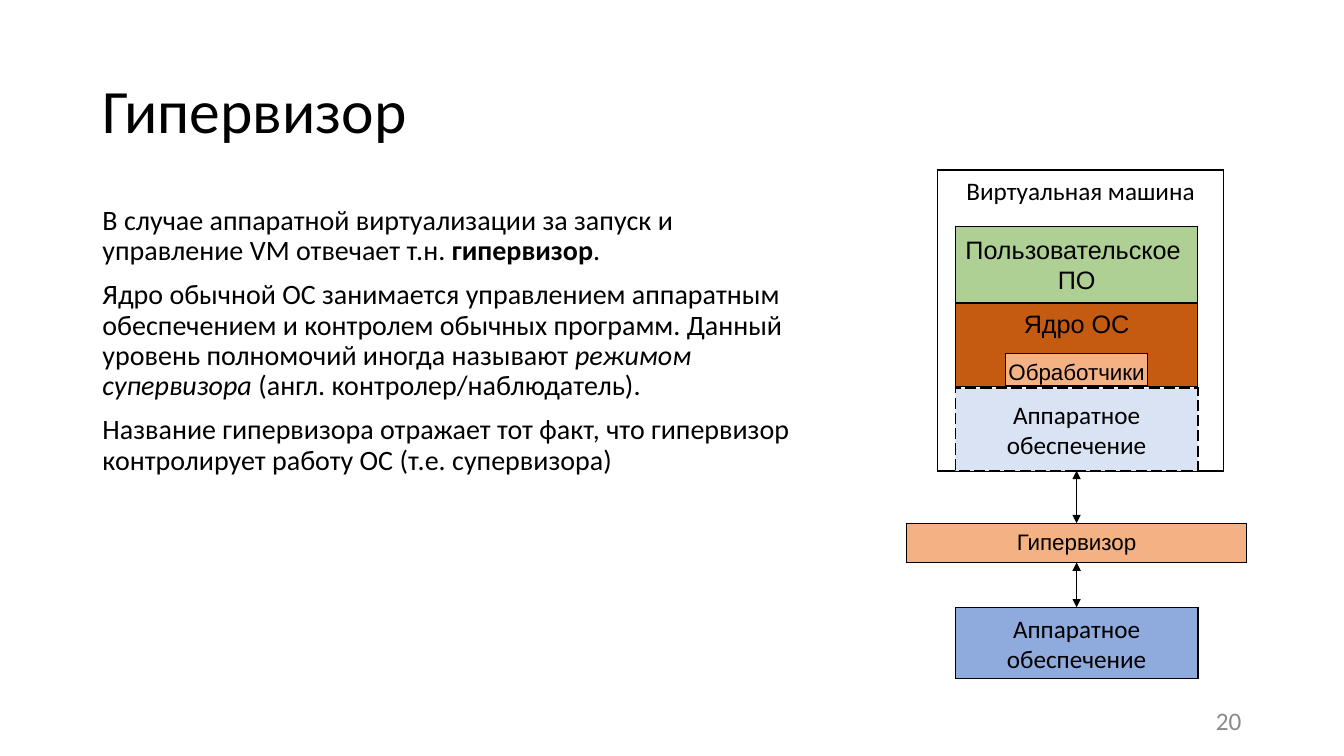
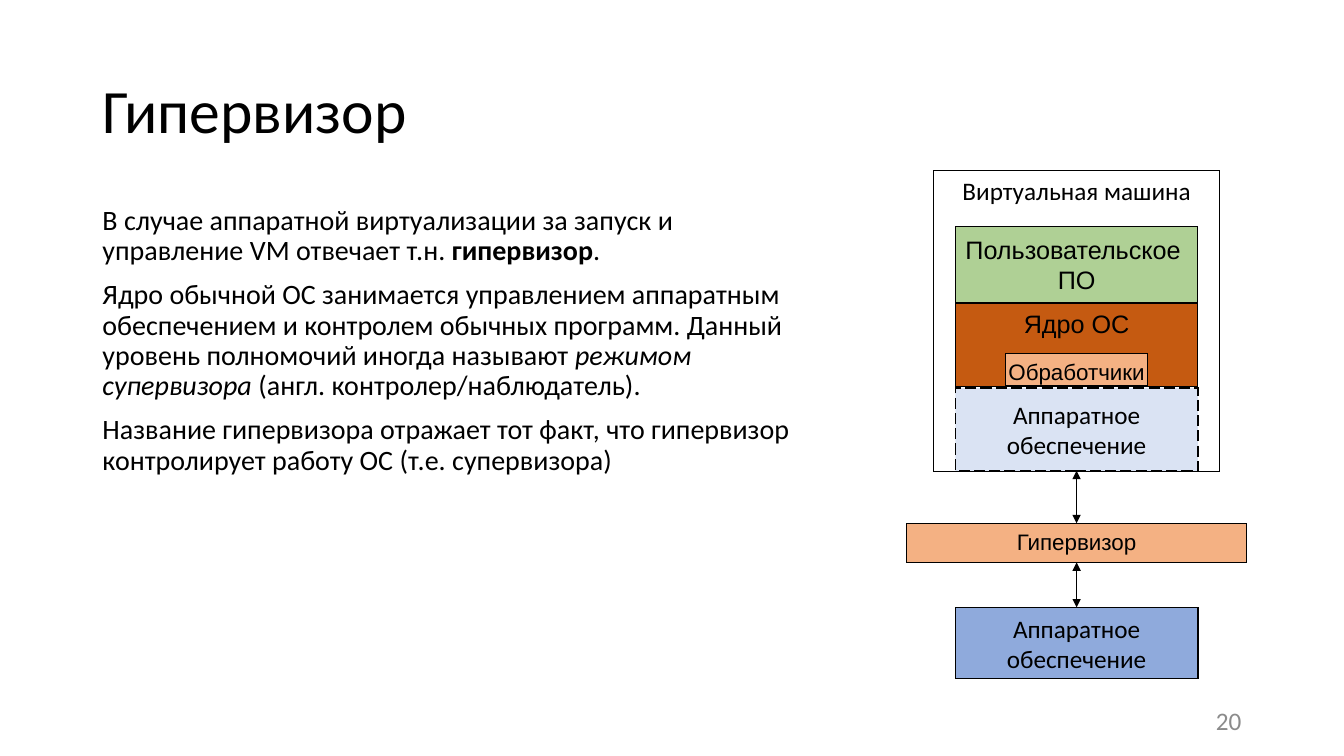
Before and after one commit to itsecd/low-level-programming, a slide deck: slide 20 of Lectures/9.Debugging_and_VM/Lecture9.pptx. Drawn at 1344x756 pixels with LibreOffice and Linux fonts; fonts in the diff are those of the drawing. Boxes give left, top, right and bottom in pixels: in the first picture for what was removed or moved away, otherwise in the second. Text is boxed around its words. In the diff, an @@ line names an element or a change of style, - is before the commit and + after.

```diff
--- a/Lectures/9.Debugging_and_VM/Lecture9.pptx
+++ b/Lectures/9.Debugging_and_VM/Lecture9.pptx
@@ rectangle "Виртуальная машина": place and size @@
-rectangle "Виртуальная машина" at box(938, 170, 1224, 471)
+rectangle "Виртуальная машина" at box(934, 170, 1220, 471)
```
Also in this commit, not shown: 6 other slides changed, 5 other files.
